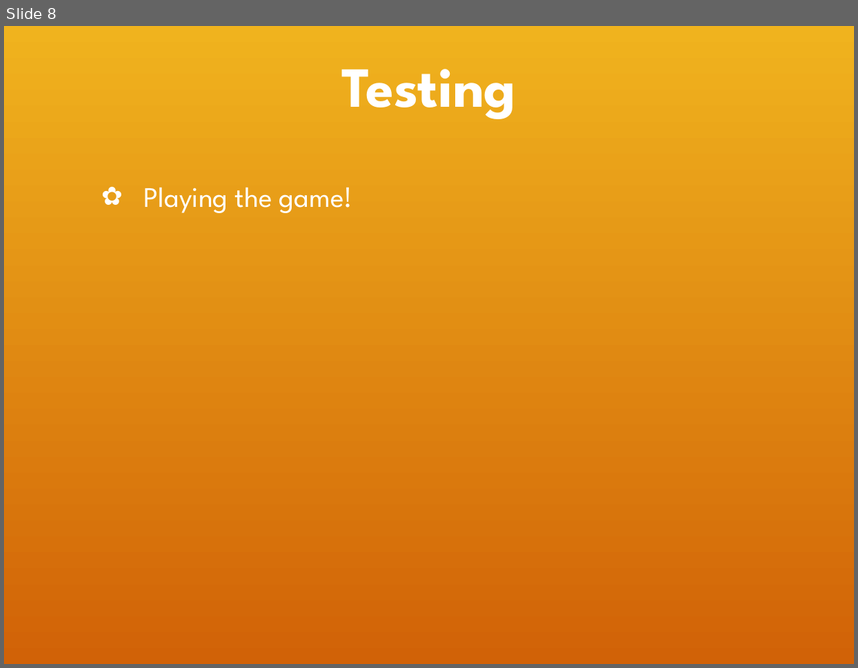
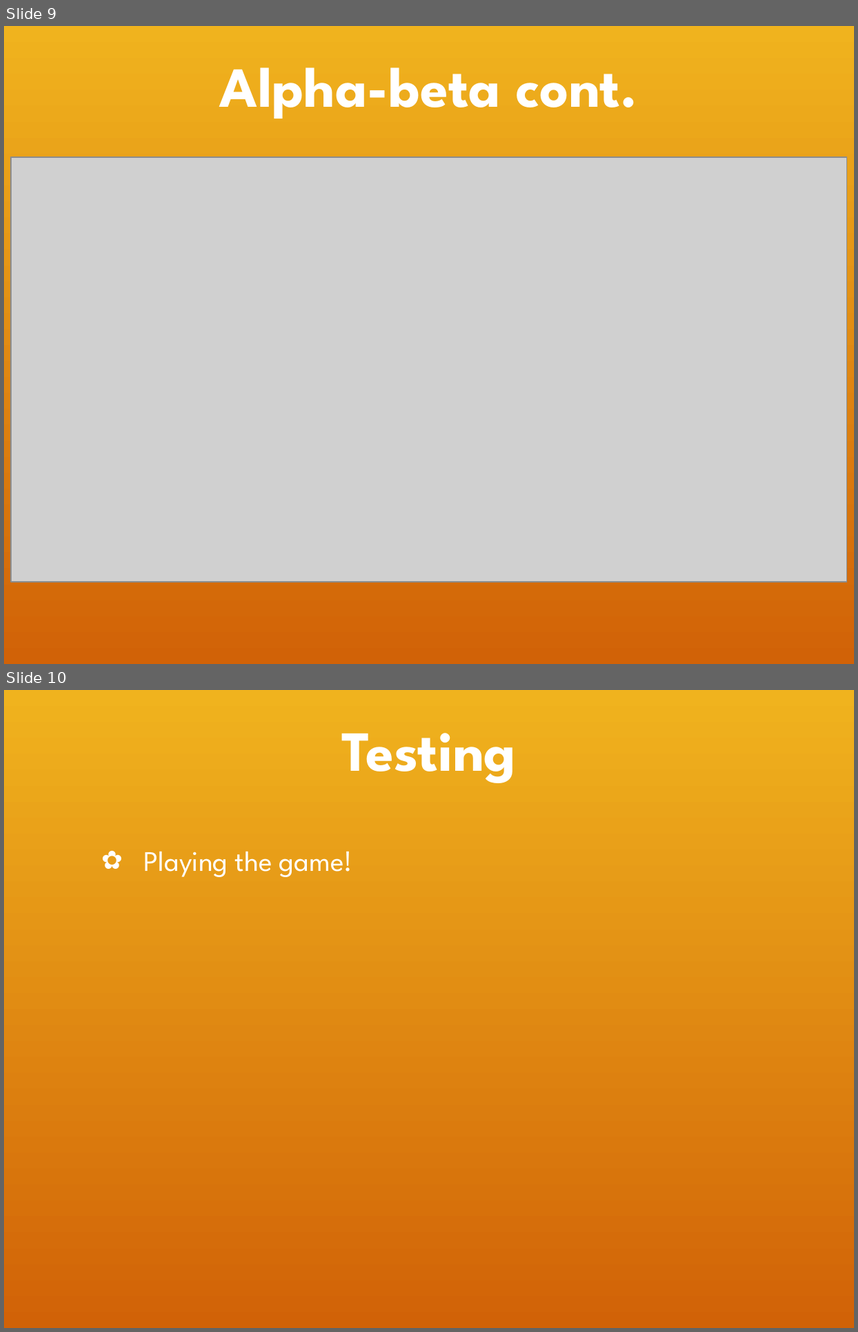
Before and after one commit to dextercarlmiller/Senior-Project, a slide deck: files/Sr preso (1).pptx. Shown one above the other, each under a label of ours: slide 8 before the commit, slides 9 and 10 after it. The pictures are 858x668 and 858x1332 pixels, drawn with LibreOffice and Linux fonts; fonts in the diff are those of the drawing; grey boxes stand for pictures; background and template pictures are left out. Boxes give left, top, right and bottom in pixels: in the first picture for what was removed or moved away, otherwise in the second. Text is boxed around its words. In the diff, an @@ line names an element or a change of style, - is before the commit and + after.

```diff
--- a/files/Sr preso (1).pptx
+++ b/files/Sr preso (1).pptx
@@ slide 9 added at [4, 26, 854, 664], background picture (left out) @@
@@ title added at [220, 67, 638, 118], 48 pt, text #FFFFFF, bold @@
+Alpha-beta cont.
@@ picture added at [11, 157, 847, 581] @@
@@ what was slide 8 is now slide 10 @@
```
Also in this commit, not shown: 3 slides changed, 2 other slides added, 6 other files.
